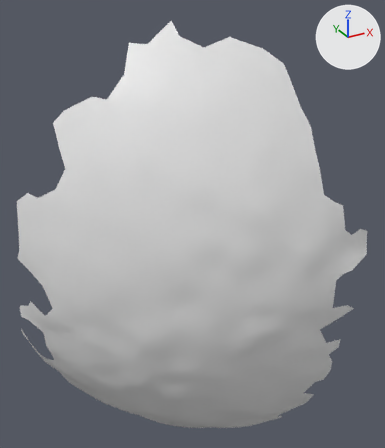
Renders of the OBJ model res/final/onecam_fullvolume/05/cleanedup/FullVolium.000190.obj from each side of a commit.
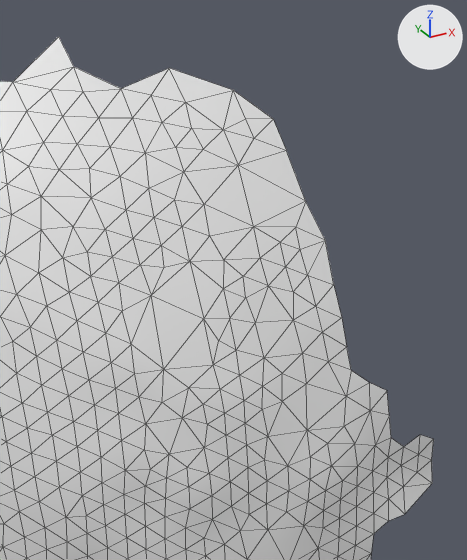
Each version appears first whole from a 50 mm camera at (284.4, -400.7, -64.8) aimed at (346.6, -287.7, -121.3), and next in a close-up on the part from 37% to 100% of the width and 0% to 66% of the height. The lights are fixed; the arrows at upper right show +X, +Y and +Z. The close-ups show mesh edges as thin lines. Where no turn or scale is listed for an object, it has been applied to the vertices.

Objects in the first close-up: 'FullVolium.000190'.
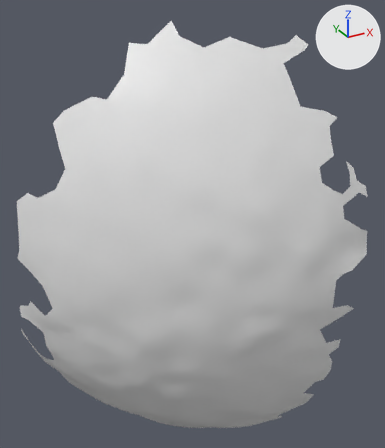
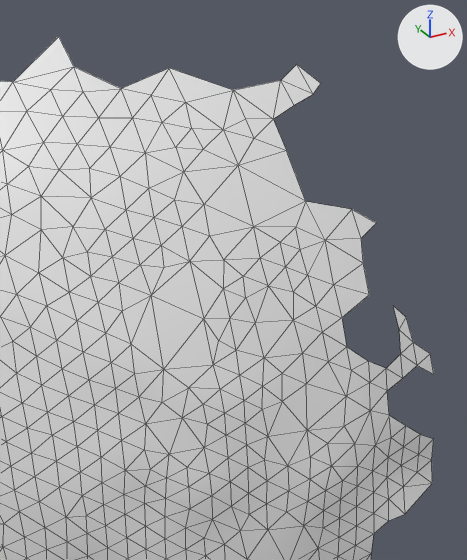
Boxes (x1, y1, x2, y2) around the edits, measured in the close-ups (467 x 560 px):
part 1 of me_fullvolium_000190, added: after (234, 65, 434, 446)

Diff of the bpy script that builds the scene:
```diff
--- a/res/final/onecam_fullvolume/05/cleanedup/FullVolium.000190.obj.py
+++ b/res/final/onecam_fullvolume/05/cleanedup/FullVolium.000190.obj.py
@@ me_fullvolium_000190 @@
 # used by ob_fullvolium_000190; location = (0.0, 0.0, 0.0)
-me_fullvolium_000190.from_pydata(...)  # 1141 vertices, 2180 faces; spans x 302.9..372.4, y -324.7..-254.7, z -198.6..-71.2
+me_fullvolium_000190.from_pydata(...)  # 1163 vertices, 2208 faces; spans x 302.9..373.1, y -324.7..-254.7, z -198.6..-71.2
+# me_fullvolium_000190 part 1
+# 22 vertices are added at x 363.1..373.1, y -322.5..-300.2, z -112.5..-74.2
+# 28 new faces join them
```
